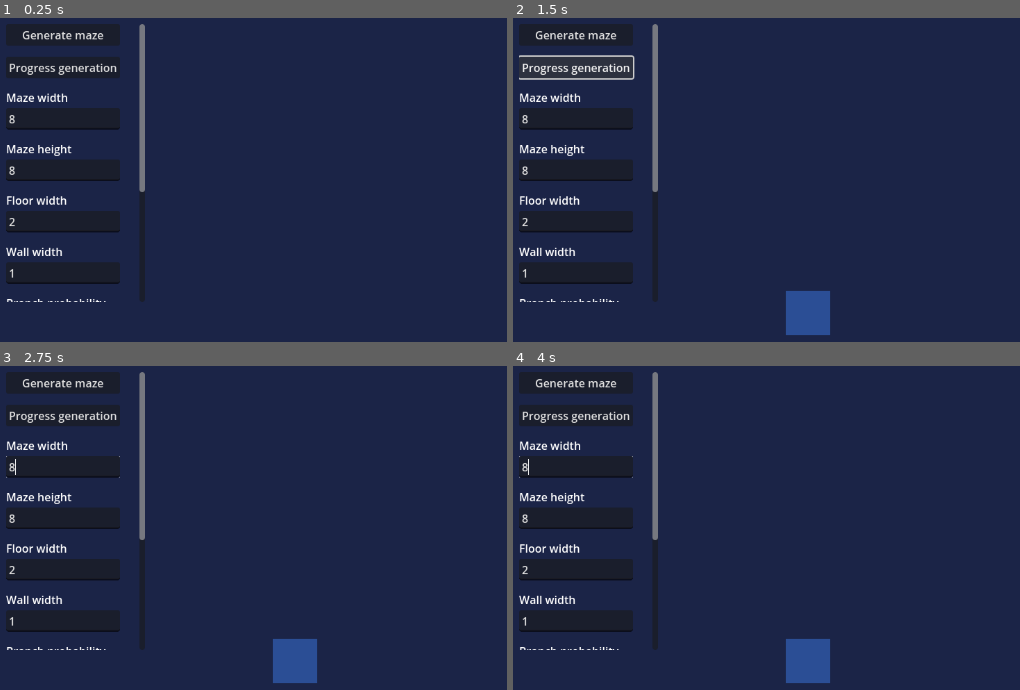
Above: before the commit, frames 1-4 (two rows, left to right).
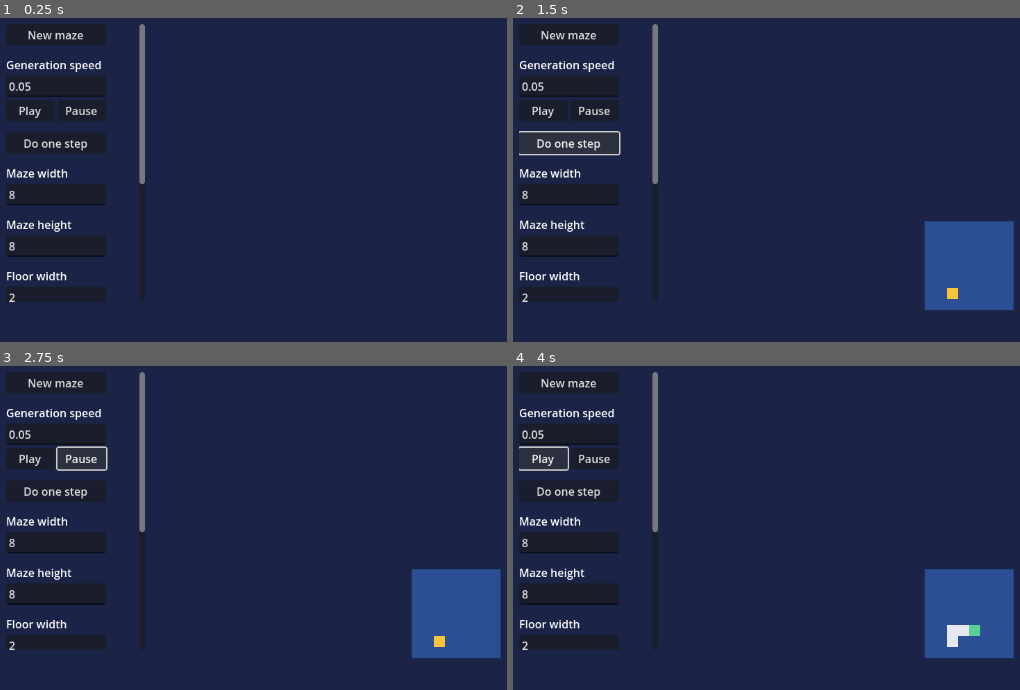
Above: after the commit, the same moments.

Repository: Kobefir/maze-generation
Game: Godot game, scene res://world.tscn
Two runs of this game, one before a commit and one after it. Both use one fixed random seed, a clock stepped at 60 frames per second and the inputs below.
Inputs (mouse positions are in pixels of both pictures, inside the frame that each line leads up to):
- Up to frame 1 (0.25 s): no input
- Up to frame 2 (1.5 s): click "Generate maze" (after the commit: "New maze") at 0.5 s; click "Progress generation" (after the commit: "Do one step") at 1.25 s
- Up to frame 3 (2.75 s): click (81, 459) at 2 s, where only the run after the commit has a clickable "Pause"
- Up to frame 4 (4 s): click "Generate maze" (after the commit: "New maze") at 2.75 s; click (543, 459) at 3.5 s, where only the run after the commit has a clickable "Play"

The runs differ from the first frame. In frame 1, 13% of the frame differs, in the area x 1-29%, y 1-88%; in frame 2, 18%; in frame 3, 19%, in the area x 1-99%, y 1-98%; in frame 4, 19%.
Error before the commit: Parse Error: Identifier "neighbour_coords" not declared in the current scope. (res://cellular_automata.gd:118)

Commit message:
Fixed map not changing some disconnected cells to connected cells

Diff:
--- a/cellular_automata.gd
+++ b/cellular_automata.gd
@@ -11,7 +11,7 @@
 @export var branch_probability: int = 5 # Percent chance of branching
 @export var turn_probability: int = 10 # Percent chance of changing path direction
 
-@export var update_frequency: float = 0.1 # Number of seconds between _on_progress_generation() calls
+@export var update_frequency: float = 0.05 # Number of seconds between _step_generation() calls
 
 
 var maze: Dictionary[Vector2i, Cell]
@@ -21,7 +21,8 @@
 var seed_cells: Array[Vector2i]
 var branchable_connected_cells: Array[Vector2i]
 var connected_cell_count: int
-var update_timer: Timer
+var update_timer: float
+var is_maze_paused: bool = true
 
 var DIRECTIONS: Array[Vector2i] = [
 	Vector2i.UP,	# Direction 0
@@ -45,12 +46,10 @@
 
 func _ready() -> void:
 	SignalBus.new_maze.connect(_on_new_maze)
-	SignalBus.step_maze.connect(_on_step_maze)
-
-	update_timer = Timer.new()
-	update_timer.timeout.connect(_on_update_timer_timeout)
-	update_timer.wait_time = update_frequency
-	add_child(update_timer)
+	SignalBus.step_maze.connect(_on_maze_stepped)
+	SignalBus.update_speed_changed.connect(_on_update_speed_changed)
+	SignalBus.maze_paused.connect(_on_maze_paused)
+	SignalBus.maze_played.connect(_on_maze_played)
 
 	rng = RandomNumberGenerator.new()
 
@@ -59,6 +58,13 @@
 		rng.seed = rng_seed
 
 	rng_initial_state = rng.state
+
+func _physics_process(delta: float) -> void:
+	if not is_maze_paused:
+		update_timer -= delta
+		if update_timer <= 0:
+			update_timer = update_frequency
+			step_generation()
 
 func _on_new_maze(params: Dictionary[StringName, int]) -> void:
 	# Assign the maze parameters to this node
@@ -67,7 +73,16 @@
 
 	clear_maze()
 	pick_start_seed()
-	update_timer.start()
+	is_maze_paused = true
+
+# Pause or resume maze generation
+func toggle_pause() -> void:
+	if is_maze_paused:
+		is_maze_paused = false
+	else:
+		is_maze_paused = true
+
+	update_timer = update_frequency
 
 # Create empty maze consisting only of disconnected cells
 func clear_maze() -> void:
@@ -75,9 +90,13 @@
 	rng.state = rng_initial_state
 
 	var new_maze: Dictionary[Vector2i, Cell]
+	var coords: Vector2i
 	for x in range(maze_width):
 		for y in range(maze_height):
-			new_maze[Vector2i(x, y)] = Cell.new()
+			coords.x = x
+			coords.y = y
+			new_maze[coords] = Cell.new()
+			SignalBus.update_cell.emit(coords, CellState.DISCONNECTED)
 
 	maze = new_maze
 	connected_cell_count = 0
@@ -107,48 +126,48 @@
 			# Stop working when the maze is complete
 			if connected_cell_count == maze.size():
 				SignalBus.maze_complete.emit()
-				update_timer.stop()
+				is_maze_paused = true
 
 	maze[coords].state = new_state
 	SignalBus.update_cell.emit(coords, new_state)
 
-func get_disconnected_neighbours(coords: Vector2i) -> void:
+# Return an array of DIRECTIONS to disconnected neighbour cells from coords
+func find_disconnected_neighbours(coords: Vector2i) -> Array[int]:
+	var neighbour_coords: Vector2i
+	var found_dc_neighbours: Array[int]
+	var neighbour_bitstring: int # Store result on coords cell's neighbours prop
 	# Look in each direction for neighbours in the disconnected state
 	for i in range(len(DIRECTIONS)):
 		neighbour_coords = coords + DIRECTIONS[i]
-
 		# Ensure coordinates are in-bounds
 		if maze.has(neighbour_coords):
 			if maze[neighbour_coords].state == CellState.DISCONNECTED:
-				# Add the direction to the valid neighbour to the bitfield
-				found_neighbours = found_neighbours | (2 ** i)
-				candidate_directions.append(i)
+				# Remember the found disconnected neighbour
+				neighbour_bitstring = neighbour_bitstring | (2 ** i)
+				found_dc_neighbours.append(i)
+
+	# Update coords cell's neighbours prop
+	maze[coords].neighbours = neighbour_bitstring
+	return found_dc_neighbours
 
 # Run cell simulation until one or more cells change state
-func _on_step_maze() -> void:
+func step_generation() -> void:
 	match maze[active_cell_coords].state:
 		CellState.DISCONNECTED:
 			return
 
 		CellState.SEED:
-			var neighbour_coords: Vector2i
-			var found_neighbours: int = 0b0000 # 4 bits: North, East, South, West
-			var candidate_directions: Array[int]
-
-
+			var candidate_directions: Array[int] \
+					= find_disconnected_neighbours(active_cell_coords)
 
 			# Immediately change to the connected state if no valid neighbours were found
 			if candidate_directions.is_empty():
 				set_cell_state(active_cell_coords, CellState.CONNECTED)
 				return
 
-			# Update this seed cell's valid neighbour list
-			maze[active_cell_coords].neighbours = found_neighbours
-
 			# Randomly choose a direction to continue in
 			var chosen_candidate: int = -1
 			var parent_direction: int = maze[active_cell_coords].connect_vector
-
 			# Bias towards going straight forward rather than turning
 			if len(candidate_directions) > 1 and parent_direction != -1 \
 					and candidate_directions.has((parent_direction + 2) % 4):
@@ -177,13 +196,6 @@
 			if (neighbour_candidates != 0) \
 					and (neighbour_candidates & (neighbour_candidates - 1) == 0):
 				set_cell_state(active_cell_coords, CellState.CONNECTED)
-				print("only one neighbour at " + str(active_cell_coords))
-				return
-			# TODO ------------------------------------------------
-
-
-
-
 
 			# Randomly decide whether or not to branch in another direction
 			if rng.randi_range(1, 100) > branch_probability: # Change to final state
@@ -193,6 +205,8 @@
 
 			# Remember that we may be able to branch again later if all seeds die
 			branchable_connected_cells.append(active_cell_coords)
+			# Give control to the invited cell
+			active_cell_coords = neighbour_coords
 
 		CellState.CONNECTED:
 			# If there's at least one live seed, give control to the oldest one
@@ -204,18 +218,11 @@
 			var new_seed_found := false
 			for candidate in branchable_connected_cells:
 				# Look in each direction for neighbours in the disconnected state
-				var neighbour_coords: Vector2i
-				var found_neighbours: int = 0b0000
-				for j in range(len(DIRECTIONS)):
-					neighbour_coords = active_cell_coords + DIRECTIONS[j]
-					# Ensure coordinates are in-bounds
-					if maze.has(neighbour_coords):
-						if maze[neighbour_coords].state == CellState.DISCONNECTED:
-							# Add the direction to the valid neighbour to the bitfield
-							found_neighbours = found_neighbours | (2 ** j)
+				var found_neighbour_dirs: Array[int] \
+						= find_disconnected_neighbours(candidate)
 
 				# Remove this cell from the candidates if it no longer has valid neighbours
-				if found_neighbours == 0:
+				if found_neighbour_dirs.is_empty():
 					branchable_connected_cells.erase(candidate)
 				# Randomly decide whether or not to revert to a seed again
 				elif rng.randi_range(1, 100) <= branch_probability:
@@ -228,9 +235,22 @@
 						randi_range(0, len(branchable_connected_cells) - 1)]
 				set_cell_state(chosen_candidate, CellState.SEED)
 
-func _on_update_timer_timeout() -> void:
-	_on_step_maze()
-	_on_step_maze()
+func _on_maze_stepped() -> void:
+	if not is_maze_paused:
+		toggle_pause()
+
+	step_generation()
 
 func _on_maze_complete() -> void:
-	return
+	print("maze complete")
+
+func _on_update_speed_changed(new_val: float) -> void:
+	update_frequency = new_val
+
+func _on_maze_paused() -> void:
+	if not is_maze_paused:
+		toggle_pause()
+
+func _on_maze_played() -> void:
+	if is_maze_paused:
+		toggle_pause()
--- a/map.gd
+++ b/map.gd
@@ -14,21 +14,8 @@
 var maze_height: int
 
 func _ready() -> void:
+	SignalBus.update_cell.connect(_on_update_cell)
 	SignalBus.new_maze.connect(_on_new_maze)
-	SignalBus.update_cell.connect(_on_update_cell)
-	SignalBus.step_maze.connect(_on_step_maze)
-
-func _on_new_maze(params: Dictionary[StringName, int]) -> void:
-	# Delete all tiles on the map
-	clear()
-
-	maze_width = params[&"maze_width"]
-	maze_height = params[&"maze_height"]
-
-	# Fill the maze with disconnected tiles
-	for x in range(maze_width):
-		for y in range(maze_height):
-			set_cell(Vector2i(x, y), 0, DISCONNECTED)
 
 func _on_update_cell(cell_coords: Vector2i,
 		new_state: CellularAutomata.CellState) -> void:
@@ -45,5 +32,8 @@
 
 	set_cell(cell_coords, 0, new_tile)
 
-func _on_step_maze() -> void:
-	return
+# UI node most be above the Maze node in the scene tree because
+# nodes execute _on_new_maze in the order they appear in the scene tree
+func _on_new_maze(_params) -> void:
+	clear()
+	# Create an empty map of
--- a/signal_bus.gd
+++ b/signal_bus.gd
@@ -1,16 +1,22 @@
 extends Node
-
-var gameivercnt: int
 
 @warning_ignore("unused_signal")
 signal new_maze(params: Dictionary[StringName, int])
 
-# TODO: make update_speed adjustable during maze generation
 @warning_ignore("unused_signal")
 signal step_maze()
+
+@warning_ignore("unused_signal")
+signal update_speed_changed(new_speed: float)
 
 @warning_ignore("unused_signal")
 signal update_cell(cell_coords: Vector2i, new_state: CellularAutomata.CellState)
 
 @warning_ignore("unused_signal")
 signal maze_complete()
+
+@warning_ignore("unused_signal")
+signal maze_paused()
+
+@warning_ignore("unused_signal")
+signal maze_played()
--- a/ui.gd
+++ b/ui.gd
@@ -10,11 +10,15 @@
 @export var turn_chance_input: LineEdit
 @export var seed_input: LineEdit
 @export var update_speed_input: LineEdit
-
+@export var pause_button: Button
+@export var play_button: Button
 
 func _ready() -> void:
 	new_maze_button.pressed.connect(_on_new_maze_button_pressed)
 	step_maze_button.pressed.connect(_on_step_maze_button_pressed)
+	update_speed_input.text_changed.connect(_on_update_speed_changed.bind())
+	pause_button.pressed.connect(_on_pause_button_pressed)
+	play_button.pressed.connect(_on_play_button_pressed)
 
 func _on_new_maze_button_pressed() -> void:
 	# Declare params outside of the Dictionary so we can perform
@@ -41,3 +45,16 @@
 
 func _on_step_maze_button_pressed() -> void:
 	SignalBus.step_maze.emit()
+
+func _on_update_speed_changed(new_val: String) -> void:
+	var parsed_val := new_val.to_float()
+	if parsed_val == 0.0:
+		update_speed_input.text = "0"
+
+	SignalBus.update_speed_changed.emit(parsed_val)
+
+func _on_pause_button_pressed() -> void:
+	SignalBus.maze_paused.emit()
+
+func _on_play_button_pressed() -> void:
+	SignalBus.maze_played.emit()
--- a/world.tscn
+++ b/world.tscn
@@ -2,24 +2,14 @@
 
 [ext_resource type="Script" uid="uid://ddepihu7vsn5e" path="res://cellular_automata.gd" id="1_f3sb7"]
 [ext_resource type="Script" uid="uid://cmxvrt3puad8v" path="res://ui.gd" id="2_aqk2v"]
-[ext_resource type="TileSet" uid="uid://bt85yuwn2tfrb" path="res://map_ui.tres" id="2_tlwt5"]
+[ext_resource type="TileSet" uid="uid://cxnpf76q08m5y" path="res://map_ui.tres" id="2_tlwt5"]
 [ext_resource type="Script" uid="uid://met31er2yvbq" path="res://map.gd" id="3_aqk2v"]
 
 [node name="World" type="Node2D"]
 
-[node name="Maze" type="Node2D" parent="."]
-script = ExtResource("1_f3sb7")
-maze_width = null
-maze_height = null
-rng_seed = null
-initial_density = null
-wall_thickness = null
-floor_thickness = null
-branch_probability = null
-turn_probability = null
-update_frequency = null
-
-[node name="UI" type="CanvasLayer" parent="." node_paths=PackedStringArray("new_maze_button", "step_maze_button", "maze_width_input", "maze_height_input", "floor_width_input", "wall_width_input", "branch_chance_input", "turn_chance_input", "seed_input", "update_speed_input")]
+[node name="UI" type="CanvasLayer" parent="." node_paths=PackedStringArray("new_maze_button", "step_maze_button", "maze_width_input", "maze_height_input", "floor_width_input", "wall_width_input", "branch_chance_input", "turn_chance_input", "seed_input", "update_speed_input", "pause_button", "play_button")]
+scale = Vector2(2, 2)
+transform = Transform2D(2, 0, 0, 2, 0, 0)
 script = ExtResource("2_aqk2v")
 new_maze_button = NodePath("ScrollContainer/MazeProperties/NewMazeButton")
 step_maze_button = NodePath("ScrollContainer/MazeProperties/StepMazeButton")
@@ -31,9 +21,11 @@
 turn_chance_input = NodePath("ScrollContainer/MazeProperties/TurnContainer/TurnInput")
 seed_input = NodePath("ScrollContainer/MazeProperties/SeedContainer/SeedInput")
 update_speed_input = NodePath("ScrollContainer/MazeProperties/UpdateSpeedContainer/UpdateSpeedInput")
+pause_button = NodePath("ScrollContainer/MazeProperties/UpdateSpeedContainer/PlayPauseContainer/PauseButton")
+play_button = NodePath("ScrollContainer/MazeProperties/UpdateSpeedContainer/PlayPauseContainer/PlayButton")
 
 [node name="Map" type="TileMapLayer" parent="UI"]
-position = Vector2(400, 400)
+position = Vector2(300, 150)
 tile_set = ExtResource("2_tlwt5")
 collision_enabled = false
 navigation_enabled = false
@@ -41,10 +33,10 @@
 
 [node name="ScrollContainer" type="ScrollContainer" parent="UI"]
 custom_minimum_size = Vector2(200, 400)
-offset_left = 16.0
-offset_top = 16.0
-offset_right = 216.0
-offset_bottom = 416.0
+offset_right = 200.0
+offset_bottom = 400.0
+scale = Vector2(0.5, 0.5)
+pivot_offset = Vector2(16, 16)
 horizontal_scroll_mode = 0
 
 [node name="MazeProperties" type="VBoxContainer" parent="UI/ScrollContainer"]
@@ -53,11 +45,36 @@
 
 [node name="NewMazeButton" type="Button" parent="UI/ScrollContainer/MazeProperties"]
 layout_mode = 2
-text = "Generate maze"
+text = "New maze"
+
+[node name="UpdateSpeedContainer" type="VBoxContainer" parent="UI/ScrollContainer/MazeProperties"]
+layout_mode = 2
+
+[node name="UpdateSpeedLabel" type="Label" parent="UI/ScrollContainer/MazeProperties/UpdateSpeedContainer"]
+layout_mode = 2
+text = "Generation speed"
+
+[node name="UpdateSpeedInput" type="LineEdit" parent="UI/ScrollContainer/MazeProperties/UpdateSpeedContainer"]
+clip_contents = true
+layout_mode = 2
+text = "0.05"
+
+[node name="PlayPauseContainer" type="HBoxContainer" parent="UI/ScrollContainer/MazeProperties/UpdateSpeedContainer"]
+layout_mode = 2
+
+[node name="PlayButton" type="Button" parent="UI/ScrollContainer/MazeProperties/UpdateSpeedContainer/PlayPauseContainer"]
+layout_mode = 2
+size_flags_horizontal = 3
+text = "Play"
+
+[node name="PauseButton" type="Button" parent="UI/ScrollContainer/MazeProperties/UpdateSpeedContainer/PlayPauseContainer"]
+layout_mode = 2
+size_flags_horizontal = 3
+text = "Pause"
 
 [node name="StepMazeButton" type="Button" parent="UI/ScrollContainer/MazeProperties"]
 layout_mode = 2
-text = "Progress generation"
+text = "Do one step"
 
 [node name="WidthContainer" type="VBoxContainer" parent="UI/ScrollContainer/MazeProperties"]
 layout_mode = 2
@@ -143,16 +160,7 @@
 layout_mode = 2
 text = "-1"
 
-[node name="UpdateSpeedContainer" type="VBoxContainer" parent="UI/ScrollContainer/MazeProperties"]
-layout_mode = 2
+[node name="Maze" type="Node2D" parent="."]
+script = ExtResource("1_f3sb7")
 
-[node name="UpdateSpeedLabel" type="Label" parent="UI/ScrollContainer/MazeProperties/UpdateSpeedContainer"]
-layout_mode = 2
-text = "Update speed"
-
-[node name="UpdateSpeedInput" type="LineEdit" parent="UI/ScrollContainer/MazeProperties/UpdateSpeedContainer"]
-clip_contents = true
-layout_mode = 2
-text = "0.05"
-
-[node name="Camera2D" type="Camera2D" parent="."]
+[node name="WorldCamera" type="Camera2D" parent="."]
Not shown: 1 places in map_ui.tres that only renumber resources
